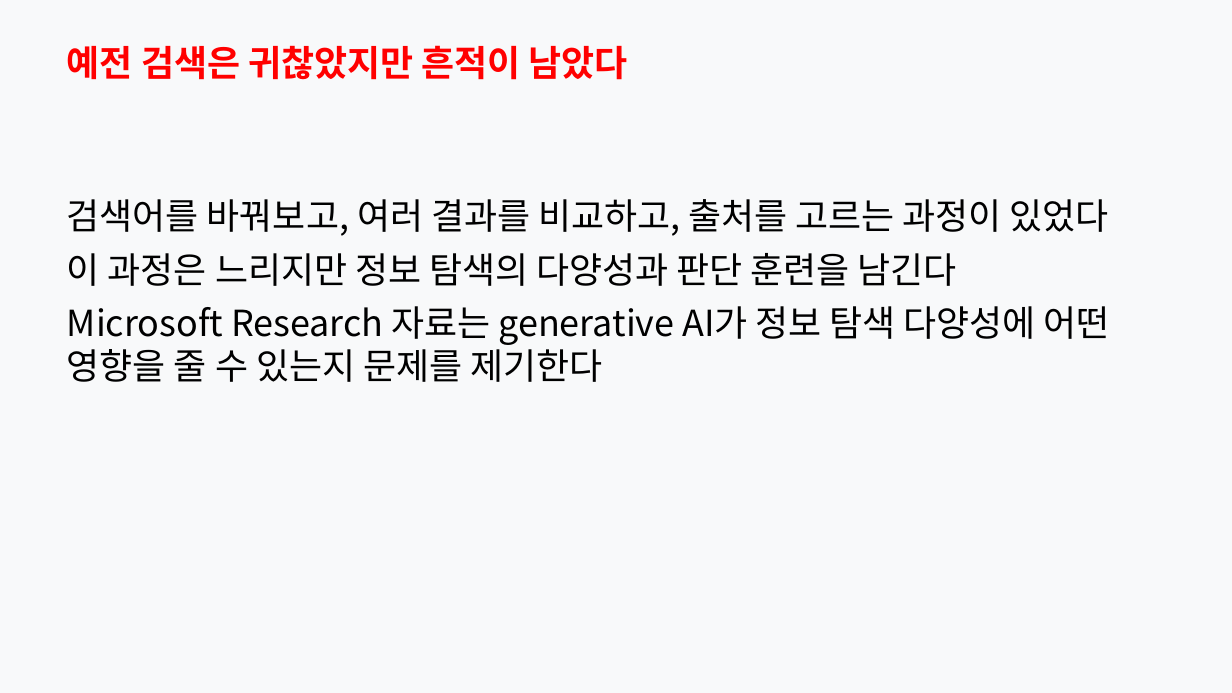
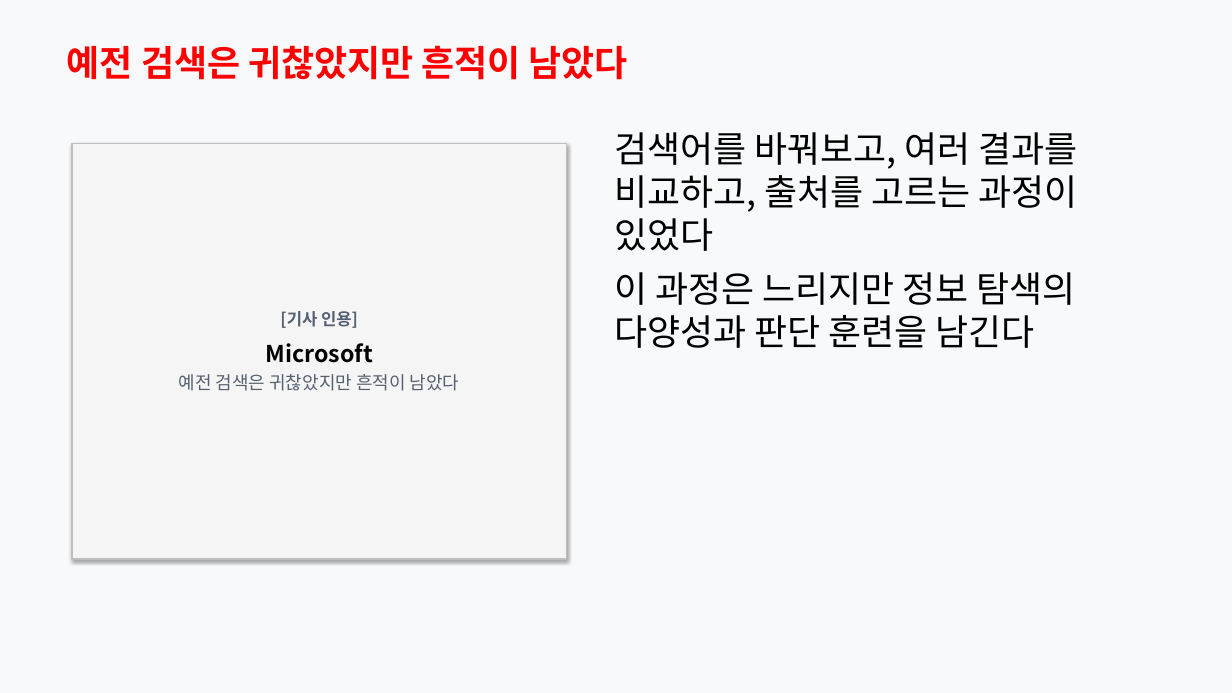
Before and after one commit to Rlearnchan/luddite, a slide deck: slide 8 of outputs/pptx/ai_knowledge_institution_styled_draft.pptx. Drawn at 1232x693 pixels with LibreOffice and Linux fonts; fonts in the diff are those of the drawing. Boxes give left, top, right and bottom in pixels: in the first picture for what was removed or moved away, otherwise in the second. Text is boxed around its words. In the diff, an @@ line names an element or a change of style, - is before the commit and + after.

```diff
--- a/outputs/pptx/ai_knowledge_institution_styled_draft.pptx
+++ b/outputs/pptx/ai_knowledge_institution_styled_draft.pptx
@@ rectangle added at bbox=[72, 143, 567, 559], fill #F5F5F5, outline #BEBEBE 1 pt, 14 pt, text #566070 @@
+[기사 인용]
+Microsoft
+예전 검색은 귀찮았지만 흔적이 남았다
@@ text "검색어를 바꿔보고, 여러 결과를 비교하고, ...": place and size @@
-text "검색어를 바꿔보고, 여러 결과를 비교하고, ..." at bbox=[67, 199, 1110, 382]
+text "검색어를 바꿔보고, 여러 결과를 비교하고, ..." at bbox=[614, 132, 1077, 348]
@@ text at bbox=[67, 306, 1110, 382]: paragraph removed @@
-Microsoft Research 자료는 generative AI가 정보 탐색 다양성에 어떤 영향을 줄 수 있는지 문제를 제기한다
```
Also in this commit, not shown: 16 other slides changed, 8 other files.
